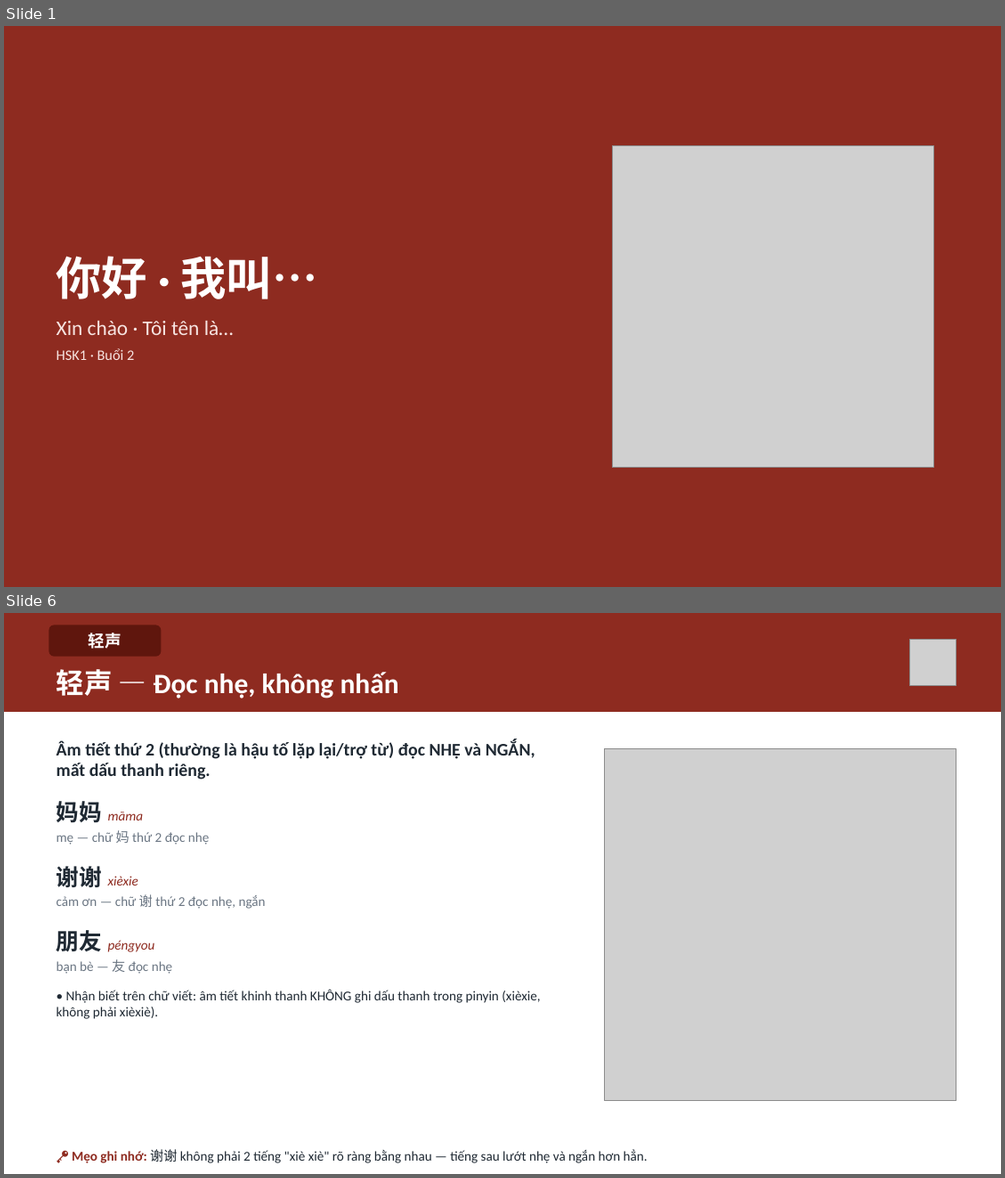
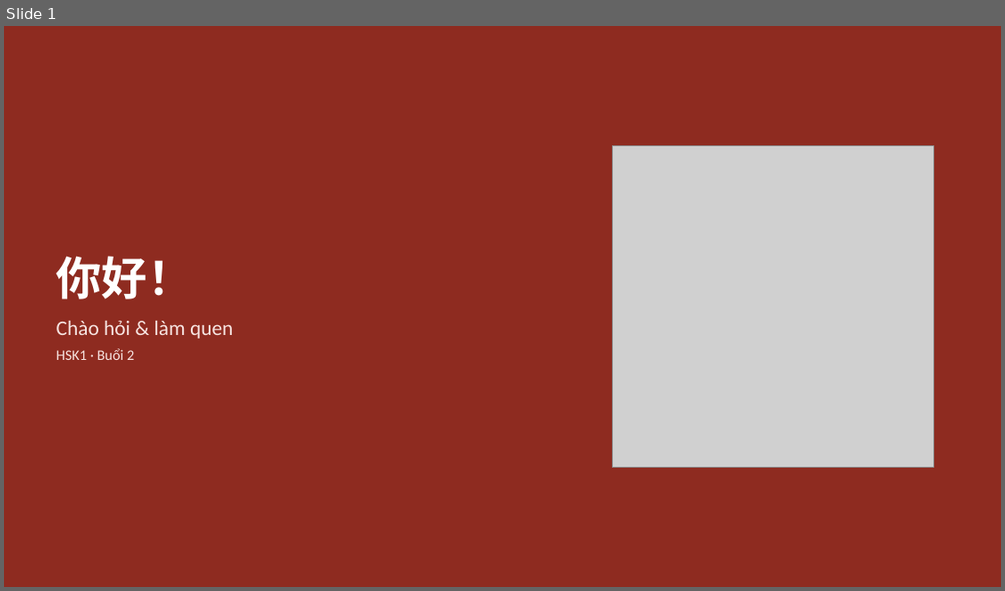
Before and after one commit to HuyenNguyen911/chinese-learning-os, a slide deck: output/hsk1/buoi02_chaohoi_lamquen/slide/Buoi-02-Chaohoi-Lamquen.pptx. Shown one above the other, each under a label of ours: slides 1 and 6 before the commit, slide 1 after it; the slides between them are not shown. The pictures are 1005x1178 and 1005x591 pixels, drawn with LibreOffice and Linux fonts; fonts in the diff are those of the drawing; grey boxes stand for pictures. Boxes give left, top, right and bottom in pixels: in the first picture for what was removed or moved away, otherwise in the second. Text is boxed around its words. In the diff, an @@ line names an element or a change of style, - is before the commit and + after.

```diff
--- a/output/hsk1/buoi02_chaohoi_lamquen/slide/Buoi-02-Chaohoi-Lamquen.pptx
+++ b/output/hsk1/buoi02_chaohoi_lamquen/slide/Buoi-02-Chaohoi-Lamquen.pptx
@@ slide 6 removed at [4, 613, 1001, 1174], background #FFFFFF @@
@@ rectangle removed at [4, 613, 1001, 712] @@
@@ rounded rectangle removed at [48, 625, 161, 657] @@
-轻声
@@ picture removed at [909, 639, 956, 686] @@
@@ text removed at [57, 669, 399, 698] @@
-轻声 — Đọc nhẹ, không nhấn
@@ text removed at [57, 740, 540, 1019] @@
-Âm tiết thứ 2 (thường là hậu tố lặp lại/trợ từ) đọc NHẸ và NGẮN, mất dấu thanh riêng.
-妈妈 māma
-mẹ — chữ 妈 thứ 2 đọc nhẹ
-谢谢 xièxie
-cảm ơn — chữ 谢 thứ 2 đọc nhẹ, ngắn
-朋友 péngyou
-bạn bè — 友 đọc nhẹ
-• Nhận biết trên chữ viết: âm tiết khinh thanh KHÔNG ghi dấu thanh trong pinyin (xièxie, không phải xièxiè).
@@ picture removed at [605, 749, 956, 1101] @@
@@ text removed at [72, 1149, 647, 1163] @@
-🔑 Mẹo ghi nhớ: 谢谢 không phải 2 tiếng "xiè xiè" rõ ràng bằng nhau — tiếng sau lướt nhẹ và ngắn hơn hẳn.
@@ slide 1 changed as well @@
@@ text at [57, 256, 233, 338]: text changed @@
-你好 · 我叫…
-Xin chào · Tôi tên là…
+你好！
+Chào hỏi & làm quen
```
Also in this commit, not shown: 4 other slides changed, 28 slides added, 13 other slides removed, 24 other files.
